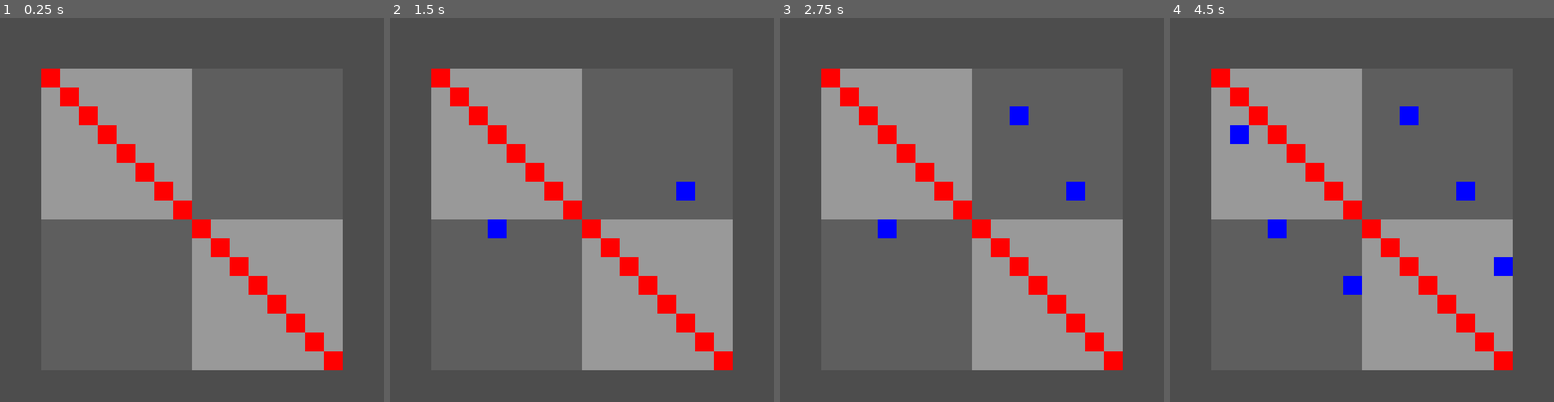
Above: before the commit, frames 1-4 (left to right).
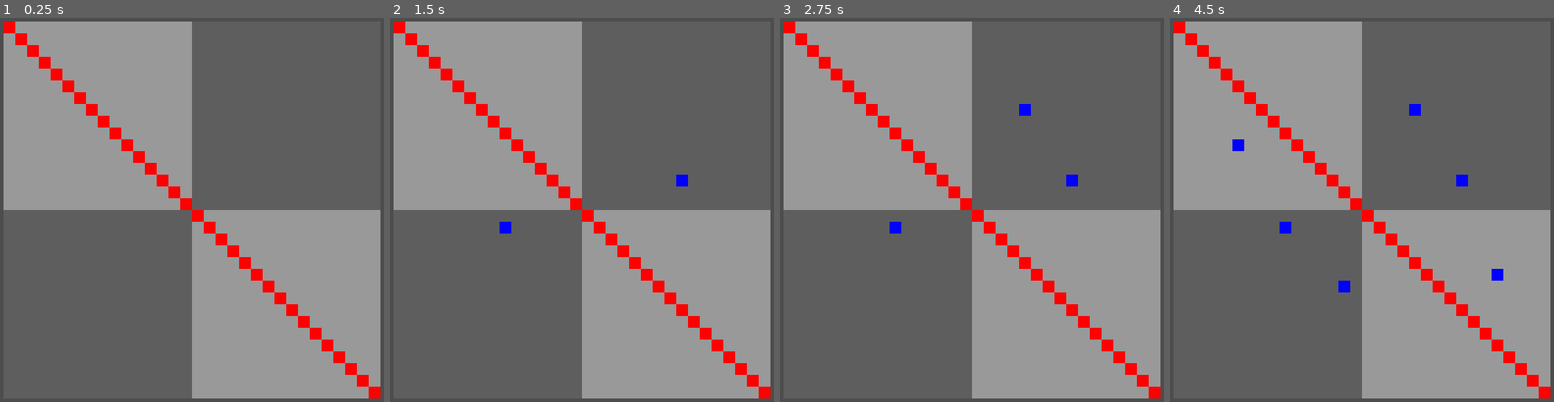
Above: after the commit, the same moments.

Repository: kennethbchen/Fireworkshop-Game
Game: Godot game, scene res://main.tscn
Same seed, same stepped clock (60 frames per second), same inputs: the game is played once before the commit and once after it.
Inputs (mouse positions are in pixels of both pictures, inside the frame that each line leads up to):
- Up to frame 1 (0.25 s): no input
- Up to frame 2 (1.5 s): tap Enter at 0.5 s; move the mouse to (681, 183) at 0.52 s; click (681, 183) at 0.67 s; tap Space at 1.25 s; move the mouse to (501, 225) at 1.27 s; click (501, 225) at 1.42 s
- Up to frame 3 (2.75 s): tap Enter at 2 s; move the mouse to (1018, 110) at 2.02 s; click (1018, 110) at 2.17 s
- Up to frame 4 (4.5 s): tap Space at 2.75, 4.25 s; move the mouse to (1346, 290) at 2.77 s; click (1346, 290) at 2.92 s; tap Enter at 3.5 s; move the mouse to (1492, 267) at 3.52 s; click (1492, 267) at 3.67 s; move the mouse to (1239, 140) at 4.27 s; click (1239, 140) at 4.42 s

The runs differ from the first frame. In frame 1, 23% of the frame differs, in the area x 0-100%, y 0-100%; in frame 2, 23%; in frame 3, 24%; in frame 4, 24%.

Commit message:
Made frame 32 by 32

Diff:
--- a/main.tscn
+++ b/main.tscn
@@ -21,46 +21,46 @@
 [node name="CanvasLayer" type="CanvasLayer" parent="."]
 
 [node name="Frame" type="TextureRect" parent="CanvasLayer"]
-offset_left = 48.0
-offset_top = 64.0
-offset_right = 64.0
-offset_bottom = 80.0
-scale = Vector2(16, 16)
+offset_left = 16.0
+offset_top = 24.0
+offset_right = 48.0
+offset_bottom = 56.0
+scale = Vector2(10, 10)
 script = ExtResource("3_c1rli")
 metadata/_edit_group_ = true
 
 [node name="Panel" type="Panel" parent="CanvasLayer/Frame"]
 z_index = -1
 layout_mode = 0
-offset_right = 8.0
-offset_bottom = 8.0
+offset_right = 16.0
+offset_bottom = 16.0
 mouse_filter = 2
 theme_override_styles/panel = SubResource("StyleBoxFlat_h6s55")
 
 [node name="Panel2" type="Panel" parent="CanvasLayer/Frame"]
 z_index = -1
 layout_mode = 0
-offset_left = 8.0
-offset_right = 16.0
-offset_bottom = 8.0
+offset_left = 16.0
+offset_right = 32.0
+offset_bottom = 16.0
 mouse_filter = 2
 theme_override_styles/panel = SubResource("StyleBoxFlat_xvl0s")
 
 [node name="Panel3" type="Panel" parent="CanvasLayer/Frame"]
 z_index = -1
 layout_mode = 0
-offset_top = 8.0
-offset_right = 8.0
-offset_bottom = 16.0
+offset_top = 16.0
+offset_right = 16.0
+offset_bottom = 32.0
 mouse_filter = 2
 theme_override_styles/panel = SubResource("StyleBoxFlat_xvl0s")
 
 [node name="Panel4" type="Panel" parent="CanvasLayer/Frame"]
 z_index = -1
 layout_mode = 0
-offset_left = 8.0
-offset_top = 8.0
-offset_right = 16.0
-offset_bottom = 16.0
+offset_left = 16.0
+offset_top = 16.0
+offset_right = 32.0
+offset_bottom = 32.0
 mouse_filter = 2
 theme_override_styles/panel = SubResource("StyleBoxFlat_h6s55")
--- a/scripts/frame.gd
+++ b/scripts/frame.gd
@@ -2,8 +2,8 @@
 
 class_name Frame
 
-var width: int = 16
-var height: int = 16
+@export var width: int = 32
+@export var height: int = 32
 
 var img: Image
 
@@ -50,7 +50,6 @@
 
 # NOTE: Probably doesn't work if frame is rotated
 func is_global_position_in_bounds(pos: Vector2) -> bool:
-	print(get_rect().has_point(pos))
 	return get_rect().has_point(pos)
 
 func is_pix_in_bounds(pos: Vector2) -> bool:
